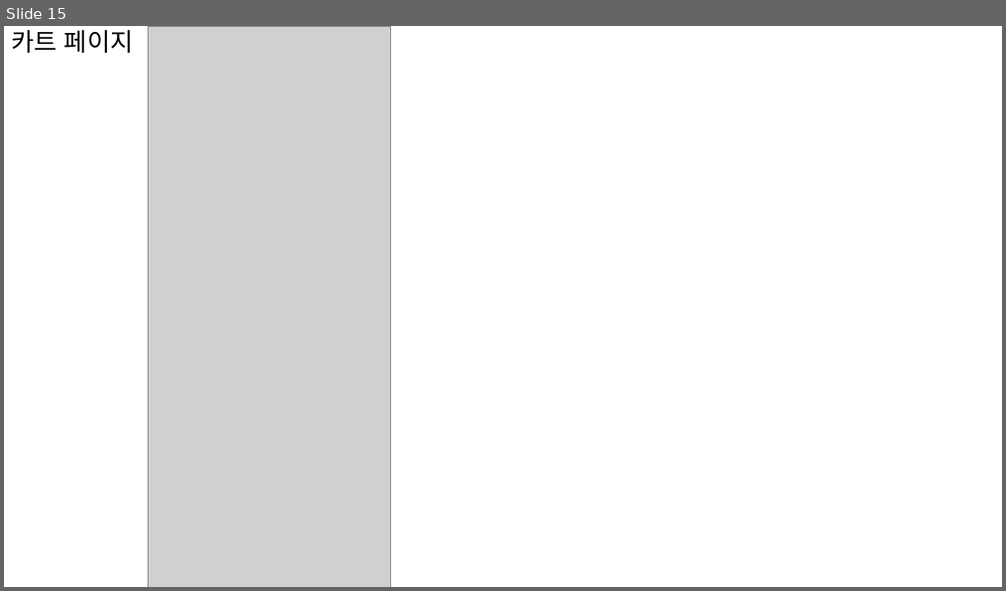
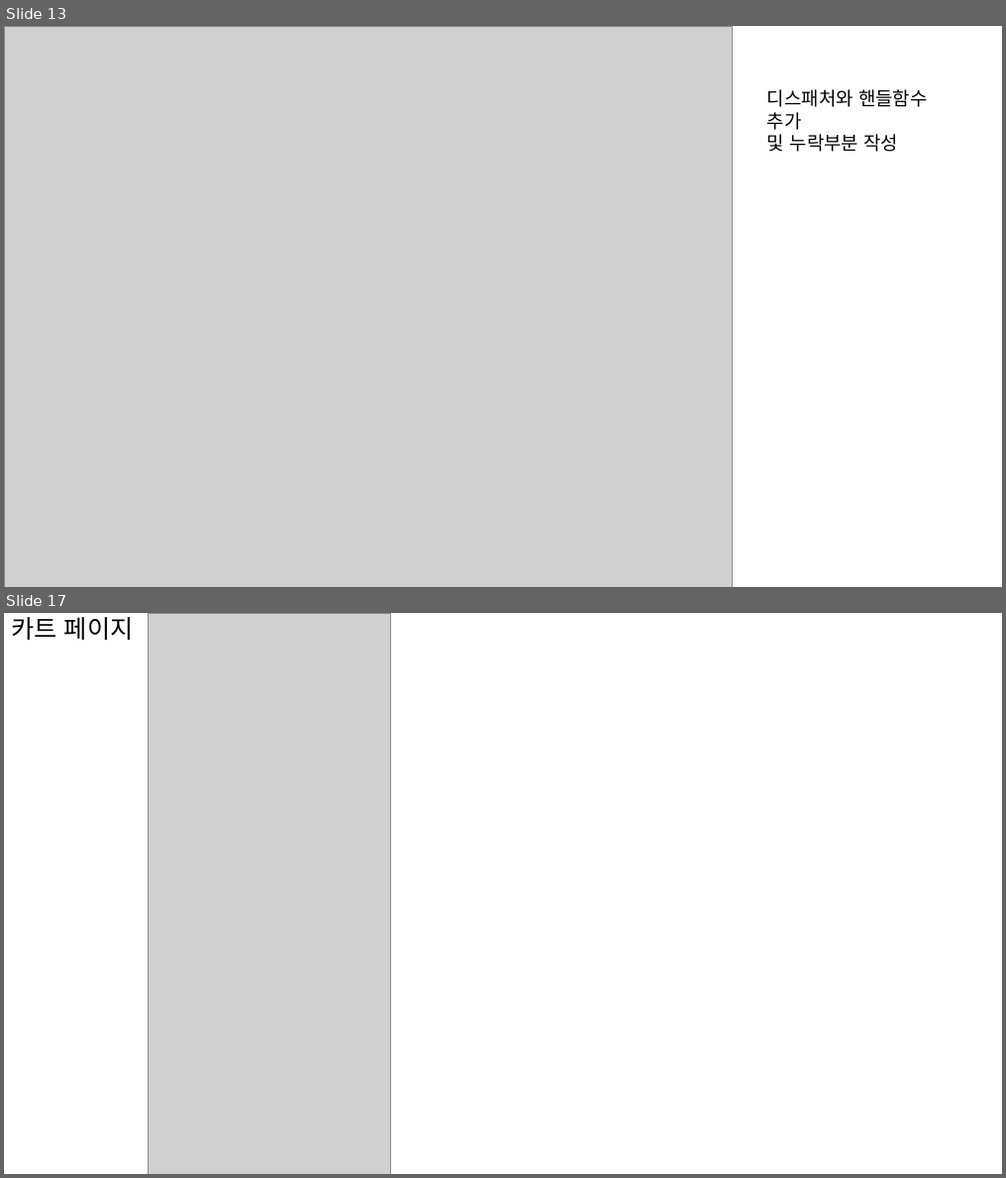
Before and after one commit to sonsungjong/react_shopping_cart, a slide deck: 쇼핑카트 자료.pptx. Shown one above the other, each under a label of ours: slide 15 before the commit, slides 13 and 17 after it; the slides between them are not shown. The pictures are 1006x591 and 1006x1178 pixels, drawn with LibreOffice and Linux fonts; fonts in the diff are those of the drawing; grey boxes stand for pictures. Boxes give left, top, right and bottom in pixels: in the first picture for what was removed or moved away, otherwise in the second. Text is boxed around its words. In the diff, an @@ line names an element or a change of style, - is before the commit and + after.

```diff
--- a/쇼핑카트 자료.pptx
+++ b/쇼핑카트 자료.pptx
@@ slide 13 added at [4,26,1002,587], background #FFFFFF @@
@@ picture added at [4,26,733,587] @@
@@ text added at [767,89,928,152], 18 pt, text #000000 @@
+디스패처와 핸들함수 추가
+및 누락부분 작성
@@ what was slide 15 is now slide 17 @@
```
Also in this commit, not shown: 8 slides changed, 2 other slides added, 1 slide removed.
